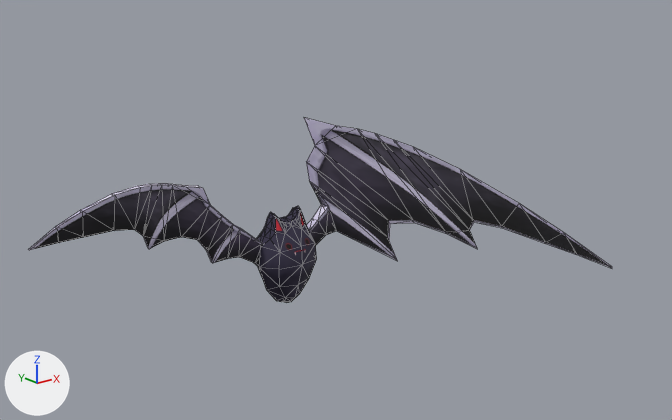
Renders of the FBX model GameTemplate/GameTemplate/Game/Assets/modelData/bat.fbx from each side of a commit.
Camera for both pictures: a camera (50 mm lens) standing at (-0.916, -1.26, 0.887) and looking at (0.103, 0.013, 0.378). The axes (+X, +Y, +Z) are drawn at lower left. The lights are the same throughout. Both versions are drawn at frame 1 of the action 'Take 001'; the numbers are the values there. Mesh edges are drawn as thin lines.

The first picture shows 'Line001', 'Line003', 'Line004'.
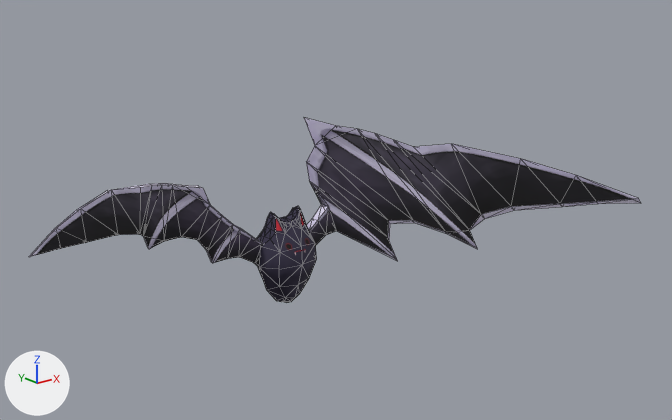
Edits to the bpy script that builds the scene:
```text
Change me_mesh_001:
    where me_mesh_001.from_pydata(...)  # 64 vertices, 124 faces; spans x -7.3..27.3, y -12.4..5.7, z -1.9..6.0
    used by ob_line001; location = (0.182, 0.02, 0.415); rotation_euler = (1.571, 0.0, 0.0), in degrees (90, 0, 0); scale = (0.024, 0.024, 0.0185)
    me_mesh_001 part 1
    me_mesh_001.vertices[11].co: (10.4, -4.9, 2.6) -> (10.7, -4.4, 3.7)  # pixel (474, 222) -> pixel (484, 218)
    me_mesh_001.vertices[12].co: (13.6, -6.0, 3.1) -> (13.4, -4.0, 4.8)  # pixel (502, 228) -> pixel (514, 210)
    me_mesh_001.vertices[13].co: (18.6, -8.3, 4.1) -> (17.8, -4.2, 6.9)  # pixel (545, 243) -> pixel (562, 206)
    me_mesh_001.vertices[14].co: (22.5, -10.1, 4.9) -> (21.1, -4.2, 8.5)  # pixel (576, 254) -> pixel (598, 203)
    me_mesh_001.vertices[15].co: (27.3, -12.4, 5.8) -> (25.5, -4.6, 10.5)  # pixel (612, 268) -> pixel (641, 203)
    me_mesh_001.vertices[16].co: (21.3, -8.1, 4.0) -> (19.8, -2.3, 7.1)
    me_mesh_001.vertices[17].co: (16.3, -4.8, 2.5) -> (15.2, -0.7, 4.4)
    me_mesh_001.vertices[18].co: (10.1, -1.0, 0.9) -> (9.6, 0.7, 1.3)
    me_mesh_001.vertices[43].co: (10.1, -4.6, 2.7) -> (10.1, -3.9, 3.8)  # pixel (473, 220) -> pixel (481, 214)
    me_mesh_001.vertices[44].co: (13.3, -5.7, 3.2) -> (12.9, -3.5, 4.9)  # pixel (501, 226) -> pixel (511, 206)
    me_mesh_001.vertices[45].co: (18.4, -8.1, 4.2) -> (17.4, -3.8, 7.0)  # pixel (545, 242) -> pixel (560, 203)
    me_mesh_001.vertices[46].co: (22.4, -9.9, 5.0) -> (20.9, -4.0, 8.6)  # pixel (576, 253) -> pixel (596, 201)
    me_mesh_001.vertices[47].co: (27.0, -12.1, 6.0) -> (24.8, -4.1, 10.6)  # pixel (612, 266) -> pixel (638, 198)
    me_mesh_001.vertices[48].co: (20.9, -7.7, 4.3) -> (19.0, -1.5, 7.3)  # pixel (563, 232) -> pixel (576, 175)
    me_mesh_001.vertices[49].co: (15.7, -4.2, 2.9) -> (14.0, 0.4, 4.7)  # pixel (519, 203) -> pixel (520, 158)
    me_mesh_001.vertices[50].co: (9.3, -0.3, 1.4) -> (8.0, 2.1, 1.6)  # pixel (460, 169) -> pixel (451, 143)
Change me_mesh_002:
    where me_mesh_002.from_pydata(...)  # 64 vertices, 124 faces; spans x -7.3..10.1, y -4.6..3.4, z 0.4..1.6
    used by ob_line004; location = (-0.23, 0.02, 0.415); rotation_euler = (-1.571, 0.0, 0.0), in degrees (-90, 0, 0); scale = (-0.024, -0.024, -0.0185)
    me_mesh_002 part 2
    me_mesh_002.vertices[11].co: (3.1, 0.6, 0.9) -> (3.2, 0.4, 1.8)  # pixel (133, 229) -> pixel (138, 234)
    me_mesh_002.vertices[12].co: (4.6, 0.8, 0.9) -> (4.8, 0.8, 2.1)  # pixel (113, 230) -> pixel (116, 234)
    me_mesh_002.vertices[13].co: (6.6, 0.8, 0.9) -> (7.0, 0.9, 2.8)  # pixel (82, 236) -> pixel (85, 242)
    me_mesh_002.vertices[14].co: (8.2, 0.8, 0.9) -> (8.8, 1.0, 3.3)  # pixel (58, 242) -> pixel (60, 248)
    me_mesh_002.vertices[15].co: (10.1, 0.7, 0.9) -> (10.9, 1.1, 3.8)  # pixel (28, 249) -> pixel (28, 256)
    me_mesh_002.vertices[16].co: (8.2, 1.8, 0.8) -> (8.9, 2.2, 2.7)  # pixel (55, 226) -> pixel (54, 228)
    me_mesh_002.vertices[17].co: (6.6, 2.5, 0.8) -> (7.1, 2.8, 1.7)  # pixel (80, 209) -> pixel (77, 209)
    me_mesh_002.vertices[18].co: (4.4, 3.2, 0.7) -> (4.7, 3.4, 0.7)  # pixel (112, 193) -> pixel (107, 190)
    me_mesh_002.vertices[43].co: (3.1, 0.6, 1.1) -> (3.2, 0.5, 2.0)  # pixel (134, 229) -> pixel (140, 234)
    me_mesh_002.vertices[44].co: (4.6, 0.8, 1.1) -> (4.7, 0.8, 2.3)  # pixel (114, 230) -> pixel (118, 234)
    me_mesh_002.vertices[45].co: (6.6, 0.8, 1.1) -> (7.0, 0.9, 2.9)  # pixel (83, 237) -> pixel (86, 242)
    me_mesh_002.vertices[46].co: (8.2, 0.8, 1.1) -> (8.8, 1.0, 3.4)  # pixel (59, 242) -> pixel (61, 248)
    me_mesh_002.vertices[47].co: (10.1, 0.7, 1.1) -> (10.9, 1.1, 4.0)  # pixel (29, 250) -> pixel (30, 256)
    me_mesh_002.vertices[48].co: (8.2, 1.8, 1.2) -> (8.8, 2.2, 2.9)  # pixel (57, 227) -> pixel (56, 228)
    me_mesh_002.vertices[49].co: (6.6, 2.5, 1.2) -> (7.0, 2.9, 2.1)  # pixel (82, 211) -> pixel (80, 208)
    me_mesh_002.vertices[50].co: (4.4, 3.2, 1.3) -> (4.6, 3.5, 1.2)  # pixel (115, 194) -> pixel (111, 189)
```

Pixel boxes [x1, y1, x2, y2] of what changed, in the pictures (672 x 420 px; the box of a moved part takes in the faces that stretch with it):
'Line001', reshaped (9% wider): before [304, 118, 612, 268]; after [304, 118, 641, 261]
part 1 of me_mesh_001, moved or reshaped: before [394, 140, 612, 268]; after [394, 140, 641, 230]
part 2 of me_mesh_002, moved or reshaped: before [29, 186, 152, 250]; after [29, 186, 152, 257]
